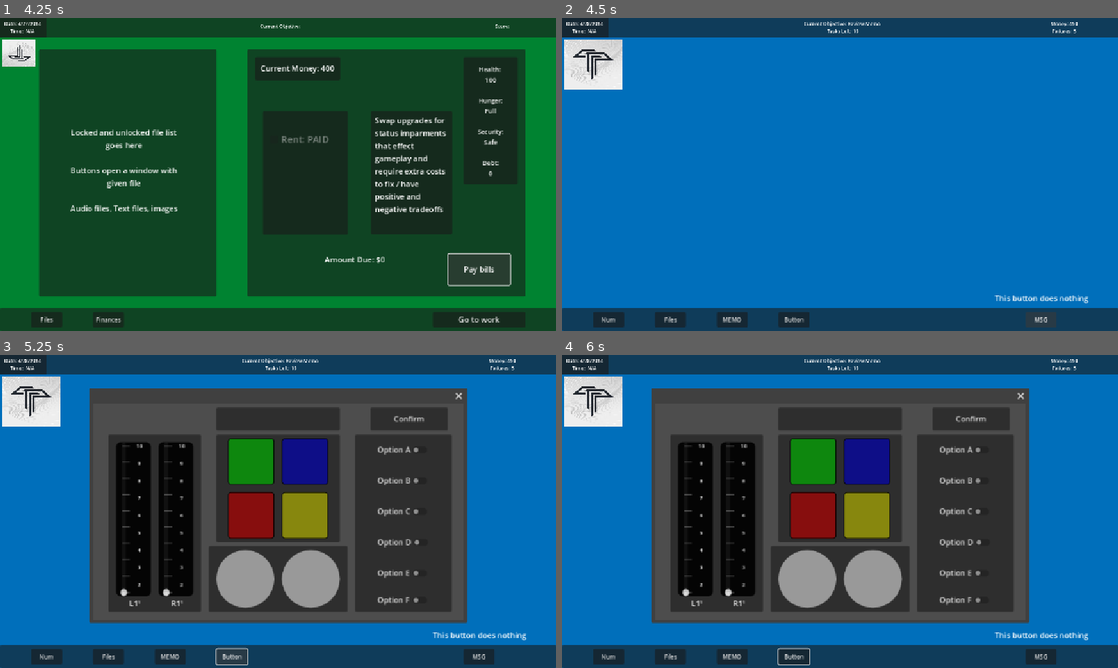
Above: before the commit, frames 1-4 (two rows, left to right).
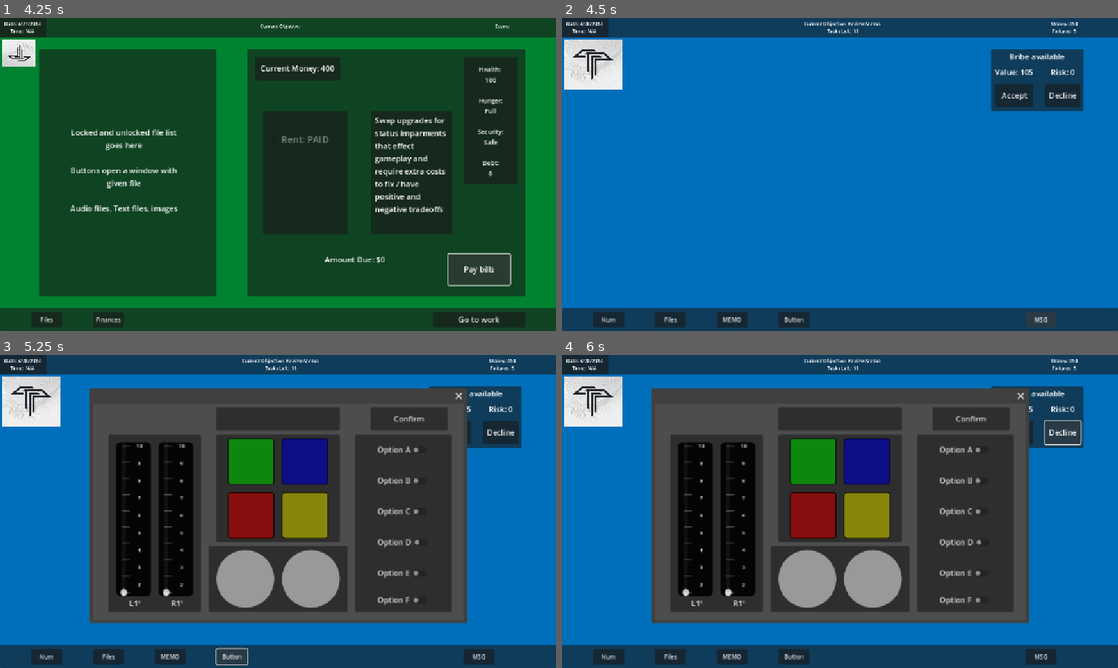
Above: after the commit, the same moments.

Repository: andrewpressman/Operation-OS
Game: Godot game, scene res://Menu/MainMenu.tscn
Same seed, same stepped clock (60 frames per second), same inputs: the game is played once before the commit and once after it.
Inputs (mouse positions are in pixels of both pictures, inside the frame that each line leads up to):
- Up to frame 1 (4.25 s): click "New Game" at 0.5 s; click "Files" at 1.25 s; click "Finances" at 2 s; click "Rent: $100" at 2.75 s; click "Pay bills" at 3.5 s
- Up to frame 2 (4.5 s): click "Go to work" at 4.25 s
- Up to frame 3 (5.25 s): click "Button" at 5 s
- Up to frame 4 (6 s): click (1062, 433) at 5.75 s, where only the run after the commit has a clickable "Decline"

Frame 1 is identical in both runs. In frame 2, 3.5% of the frame differs, in the area x 77-95%, y 10-92%; in frame 3, 2.2%; in frame 4, 2.2%.

Commit message:
added bribes framework

Diff:
--- /dev/null
+++ b/Work/Bribe.gd
@@ -0,0 +1,40 @@
+extends Panel
+
+var Value : int
+var Risk : int
+var Accept : bool
+
+func _ready() -> void:
+	SetBribeRisk()
+	SetBribeValue()
+
+func AcceptBribe():
+	Accept = true
+	print("accept")
+	#alter task
+
+func DeclineBribe():
+	Accept = false
+	print("decline")
+	#Close window
+
+func SetBribeValue():
+	var low : int
+	var high : int
+
+	low = GlobalVar.Security
+	high = GlobalVar.Security * 2
+
+	Value = randi_range(low, high)
+	$Value.text = "Value: " + str(Value)
+
+func SetBribeRisk():
+	var low : int
+	var high : int
+
+	low = Value
+	high = Value * 2
+
+	Risk = randi_range(low, high)
+	Risk = Risk / 10
+	$Risk.text = "Risk: " + str(Risk)
--- a/Work/WorkDesktop.tscn
+++ b/Work/WorkDesktop.tscn
@@ -1,8 +1,9 @@
-[gd_scene load_steps=4 format=3 uid="uid://c7orqndgslsdv"]
+[gd_scene load_steps=5 format=3 uid="uid://c7orqndgslsdv"]
 
 [ext_resource type="Script" uid="uid://dhdrj42qeklt7" path="res://Work/WorkController.gd" id="1_efasj"]
 [ext_resource type="Script" uid="uid://bu5bal6bbm8dn" path="res://Work/clock.gd" id="2_3wvif"]
 [ext_resource type="Texture2D" uid="uid://c7ecxux7xtje8" path="res://Assets/Images/TempTorrN.jpg" id="2_i3hxq"]
+[ext_resource type="Script" uid="uid://ditn1fmyebwaw" path="res://Work/Bribe.gd" id="4_pnja2"]
 
 [node name="WorkScreen" type="Node2D"]
 script = ExtResource("1_efasj")
@@ -119,13 +120,6 @@
 [node name="Timer" type="Timer" parent="."]
 wait_time = 15.0
 
-[node name="MissingText" type="Label" parent="."]
-offset_left = 896.0
-offset_top = 568.0
-offset_right = 1090.0
-offset_bottom = 591.0
-text = "This button does nothing"
-
 [node name="GoHome" type="Button" parent="."]
 visible = false
 offset_left = 8.0
@@ -134,9 +128,62 @@
 offset_bottom = 200.0
 text = "Go Home"
 
+[node name="Bribe" type="Panel" parent="."]
+offset_left = 888.0
+offset_top = 64.0
+offset_right = 1080.0
+offset_bottom = 192.0
+script = ExtResource("4_pnja2")
+
+[node name="Label" type="Label" parent="Bribe"]
+layout_mode = 0
+offset_right = 192.0
+offset_bottom = 32.0
+text = "Bribe available"
+horizontal_alignment = 1
+vertical_alignment = 1
+
+[node name="Value" type="Label" parent="Bribe"]
+layout_mode = 0
+offset_left = 8.0
+offset_top = 32.0
+offset_right = 88.0
+offset_bottom = 64.0
+text = "Value: 0"
+horizontal_alignment = 1
+vertical_alignment = 1
+
+[node name="Risk" type="Label" parent="Bribe"]
+layout_mode = 0
+offset_left = 112.0
+offset_top = 32.0
+offset_right = 186.0
+offset_bottom = 64.0
+text = "Risk: 0"
+horizontal_alignment = 1
+vertical_alignment = 1
+
+[node name="Accept" type="Button" parent="Bribe"]
+layout_mode = 0
+offset_left = 8.0
+offset_top = 72.0
+offset_right = 88.0
+offset_bottom = 120.0
+text = "Accept"
+
+[node name="Decline" type="Button" parent="Bribe"]
+layout_mode = 0
+offset_left = 112.0
+offset_top = 72.0
+offset_right = 186.0
+offset_bottom = 120.0
+text = "Decline"
+
 [connection signal="pressed" from="Taskbar/NumberPad" to="." method="DisplayNumpad"]
 [connection signal="pressed" from="Taskbar/FileManager" to="." method="DisplayFileManager"]
 [connection signal="pressed" from="Taskbar/Messenger" to="." method="DisplayMessages"]
 [connection signal="pressed" from="Taskbar/Requests" to="." method="DisplayRequest"]
 [connection signal="pressed" from="Taskbar/Buttons" to="." method="DisplayButtons"]
 [connection signal="pressed" from="GoHome" to="." method="GoHome"]
+[connection signal="pressed" from="Bribe/Accept" to="Bribe" method="AcceptBribe"]
+[connection signal="pressed" from="Bribe/Decline" to="Bribe" method="DeclineBribe"]
Not shown, added: Work/Bribe.gd.uid
